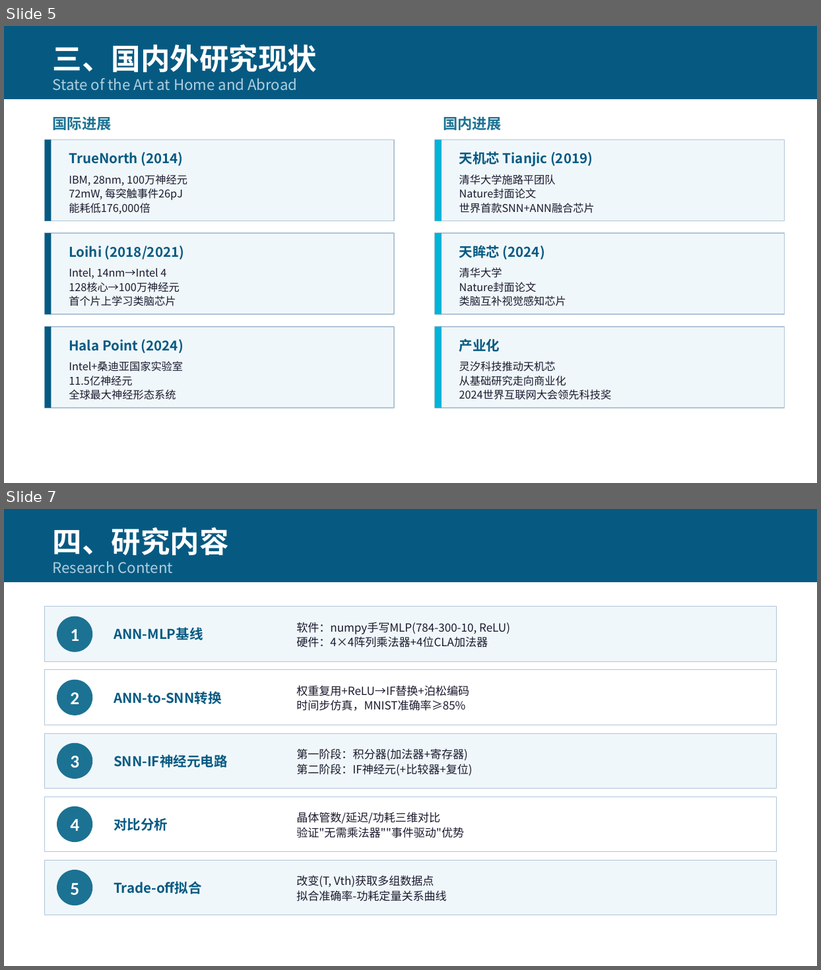
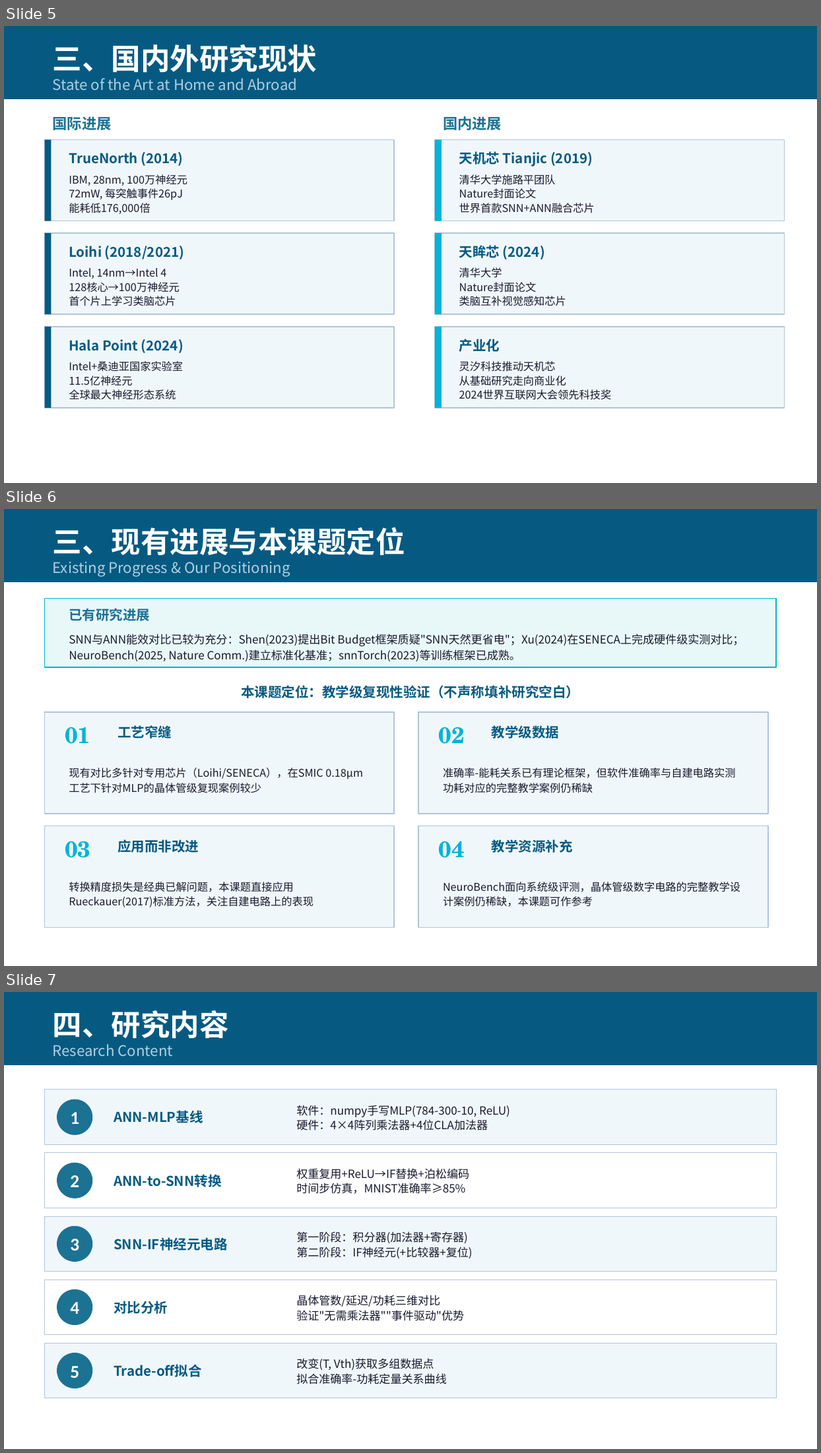
Before and after one commit to jingzhao-l/mnist-snn-hardware-tradeoff, a slide deck: 报告/开题报告.pptx. Shown one above the other, each under a label of ours: slides 5 and 7 before the commit, slides 5, 6 and 7 after it; the slides between them are not shown. The pictures are 821x970 and 821x1453 pixels, drawn with LibreOffice and Linux fonts; fonts in the diff are those of the drawing. Boxes give left, top, right and bottom in pixels: in the first picture for what was removed or moved away, otherwise in the second. Text is boxed around its words. In the diff, an @@ line names an element or a change of style, - is before the commit and + after.

```diff
--- a/报告/开题报告.pptx
+++ b/报告/开题报告.pptx
@@ slide 6 added at <box>4,509,817,966</box>, background #FFFFFF @@
@@ rectangle added at <box>4,509,817,582</box>, fill #065A82 @@
@@ text added at <box>53,527,405,555</box>, 26 pt, text #FFFFFF, bold @@
+三、现有进展与本课题定位
@@ text added at <box>53,562,290,577</box>, 13 pt, text #B0D0E0 @@
+Existing Progress & Our Positioning
@@ rectangle added at <box>45,599,776,667</box>, fill #E8F8F8, outline #00B4D8 1 pt @@
@@ text added at <box>69,608,150,621</box>, 12 pt, text #1C7293, bold @@
+已有研究进展
@@ text added at <box>69,634,744,661</box>, 10 pt, text #1A1A2E @@
+SNN与ANN能效对比已较为充分：Shen(2023)提出Bit Budget框架质疑"SNN天然更省电"；Xu(2024)在SENECA上完成硬件级实测对比；NeuroBench(2025, Nature Comm.)建立标准化基准；snnTorch(2023)等训练框架已成熟。
@@ text added at <box>241,685,580,698</box>, 12 pt, text #065A82, bold @@
+本课题定位：教学级复现性验证（不声称填补研究空白）
@@ rectangle added at <box>45,712,394,814</box>, fill #F0F7FA, outline #B0C4D8 1 pt @@
@@ text added at <box>118,725,172,739</box>, 12 pt, text #065A82, bold @@
+工艺窄缝
@@ rectangle added at <box>418,712,768,814</box>, fill #F0F7FA, outline #B0C4D8 1 pt @@
@@ text added at <box>492,725,560,739</box>, 12 pt, text #065A82, bold @@
+教学级数据
@@ text added at <box>65,727,90,744</box>, 20 pt, text #00B4D8, bold @@
+01
@@ text added at <box>439,727,465,744</box>, 20 pt, text #00B4D8, bold @@
+02
@@ text added at <box>69,768,363,780</box>, 9.5 pt, text #1A1A2E @@
+现有对比多针对专用芯片（Loihi/SENECA），在SMIC 0.18μm工艺下针对MLP的晶体管级复现案例较少
@@ text added at <box>443,768,736,793</box>, 9.5 pt, text #1A1A2E @@
+准确率-能耗关系已有理论框架，但软件准确率与自建电路实测功耗对应的完整教学案例仍稀缺
@@ rectangle added at <box>45,826,394,927</box>, fill #F0F7FA, outline #B0C4D8 1 pt @@
@@ text added at <box>65,841,90,858</box>, 20 pt, text #00B4D8, bold @@
+03
@@ text added at <box>118,840,199,853</box>, 12 pt, text #065A82, bold @@
+应用而非改进
@@ rectangle added at <box>418,826,768,927</box>, fill #F0F7FA, outline #B0C4D8 1 pt @@
@@ text added at <box>439,841,465,858</box>, 20 pt, text #00B4D8, bold @@
+04
@@ text added at <box>492,840,573,853</box>, 12 pt, text #065A82, bold @@
+教学资源补充
@@ text added at <box>69,882,314,908</box>, 9.5 pt, text #1A1A2E @@
+转换精度损失是经典已解问题，本课题直接应用Rueckauer(2017)标准方法，关注自建电路上的表现
@@ text added at <box>443,882,741,907</box>, 9.5 pt, text #1A1A2E @@
+NeuroBench面向系统级评测，晶体管级数字电路的完整教学设计案例仍稀缺，本课题可作参考
```
Also in this commit, not shown: 1 slide changed, 1 slide removed, 2 other files.
